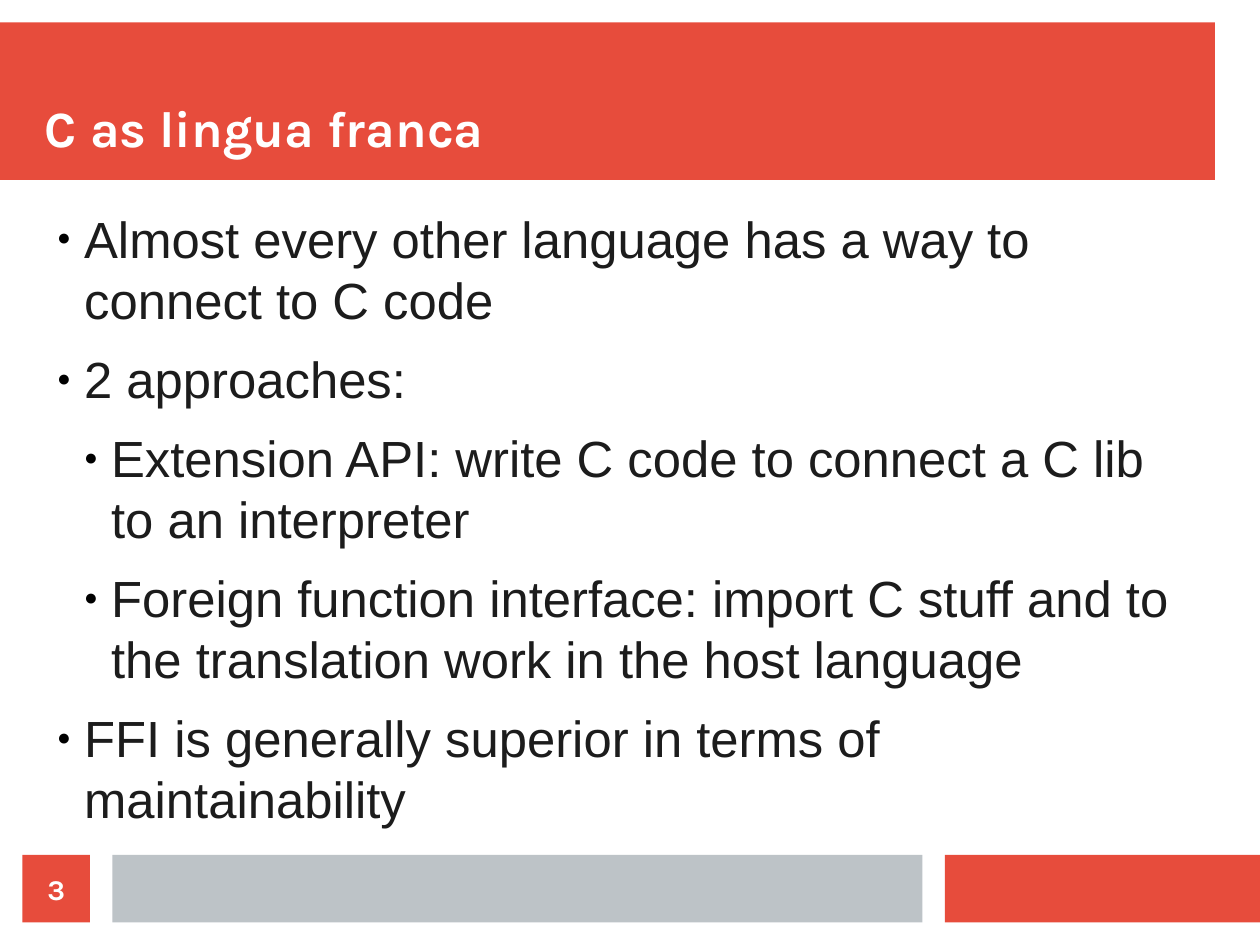
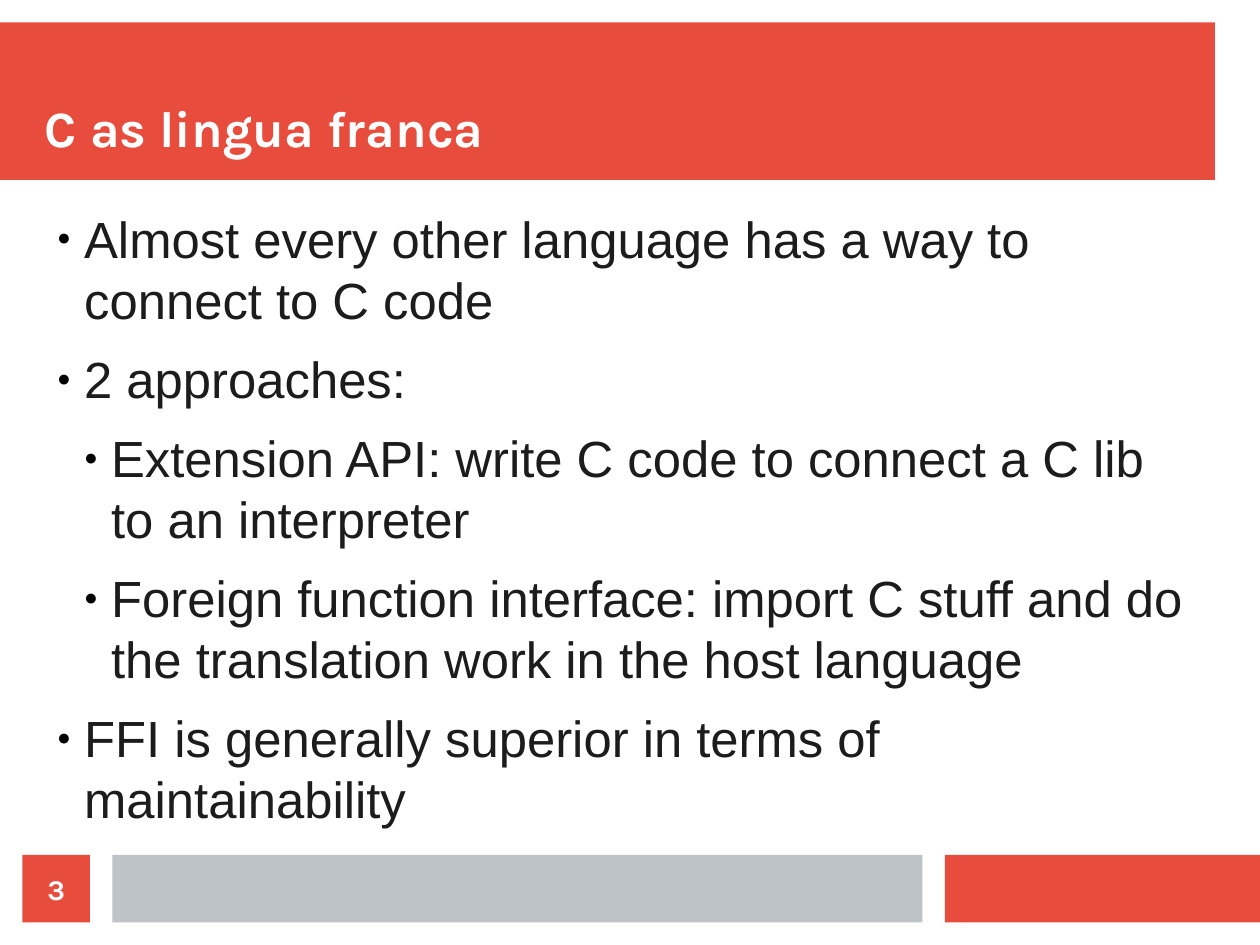
Before and after one commit to mtolly/haskell-c-talk, a slide deck: slide 3 of presentation.odp. Drawn at 1260x945 pixels with LibreOffice and Linux fonts; fonts in the diff are those of the drawing. Boxes give left, top, right and bottom in pixels: in the first picture for what was removed or moved away, otherwise in the second. Text is boxed around its words. In the diff, an @@ line names an element or a change of style, - is before the commit and + after.

```diff
--- a/presentation.odp
+++ b/presentation.odp
@@ text at (111, 580, 1182, 689): text changed @@
-  ● Foreign function interface: import C stuff and to the translation work in the host language
+  ● Foreign function interface: import C stuff and do the translation work in the host language
```
Also in this commit, not shown: 3 other slides changed, 1 slide added, 5 other files.
